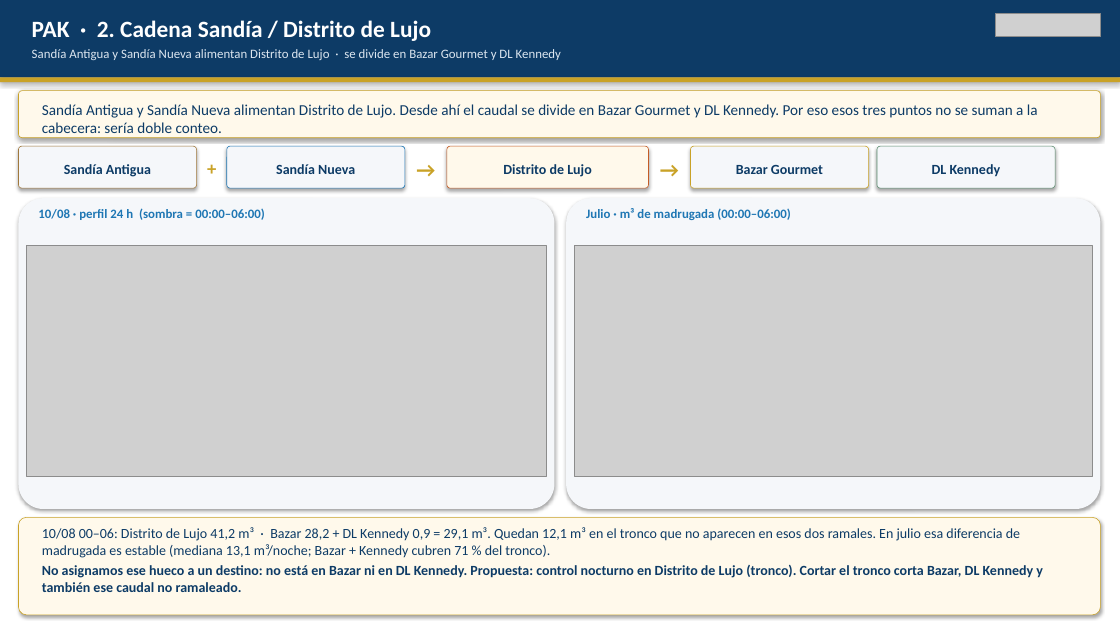
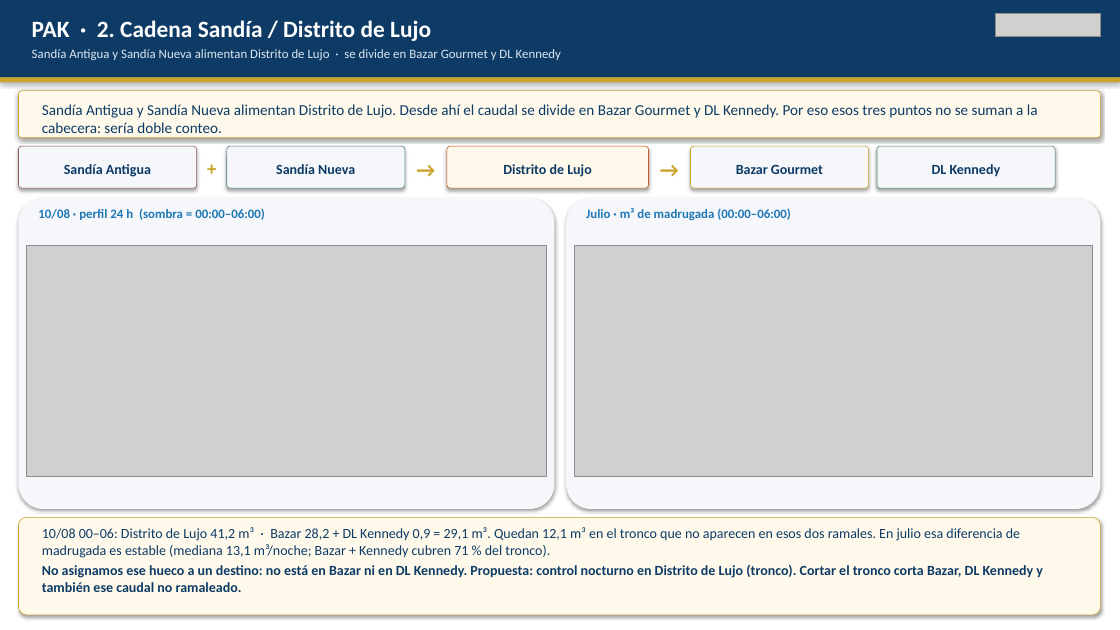
Before and after one commit to anibaloperacionesWes/wes-scripts, a slide deck: slide 12 of reports/Parque_Arauco/TMP_7MALLS/entrega_diego_anibal/Recorrido_ejecutivo_PA_MAE_20260817.pptx (slide 11 before the commit). Drawn at 1120x630 pixels with LibreOffice and Linux fonts; fonts in the diff are those of the drawing; grey boxes stand for pictures. Boxes give left, top, right and bottom in pixels: in the first picture for what was removed or moved away, otherwise in the second. Text is boxed around its words. In the diff, an @@ line names an element or a change of style, - is before the commit and + after.

```diff
--- a/reports/Parque_Arauco/TMP_7MALLS/entrega_diego_anibal/Recorrido_ejecutivo_PA_MAE_20260817.pptx
+++ b/reports/Parque_Arauco/TMP_7MALLS/entrega_diego_anibal/Recorrido_ejecutivo_PA_MAE_20260817.pptx
@@ rounded rectangle at [18, 146, 197, 188]: outline #A0783C 0.5 pt to #8C5A5A 0.5 pt @@
@@ rounded rectangle at [227, 146, 405, 188]: outline #1F77B4 0.5 pt to #508282 0.5 pt @@
```
Also in this commit, not shown: 5 other slides changed, 1 slide added, 2 other files.
